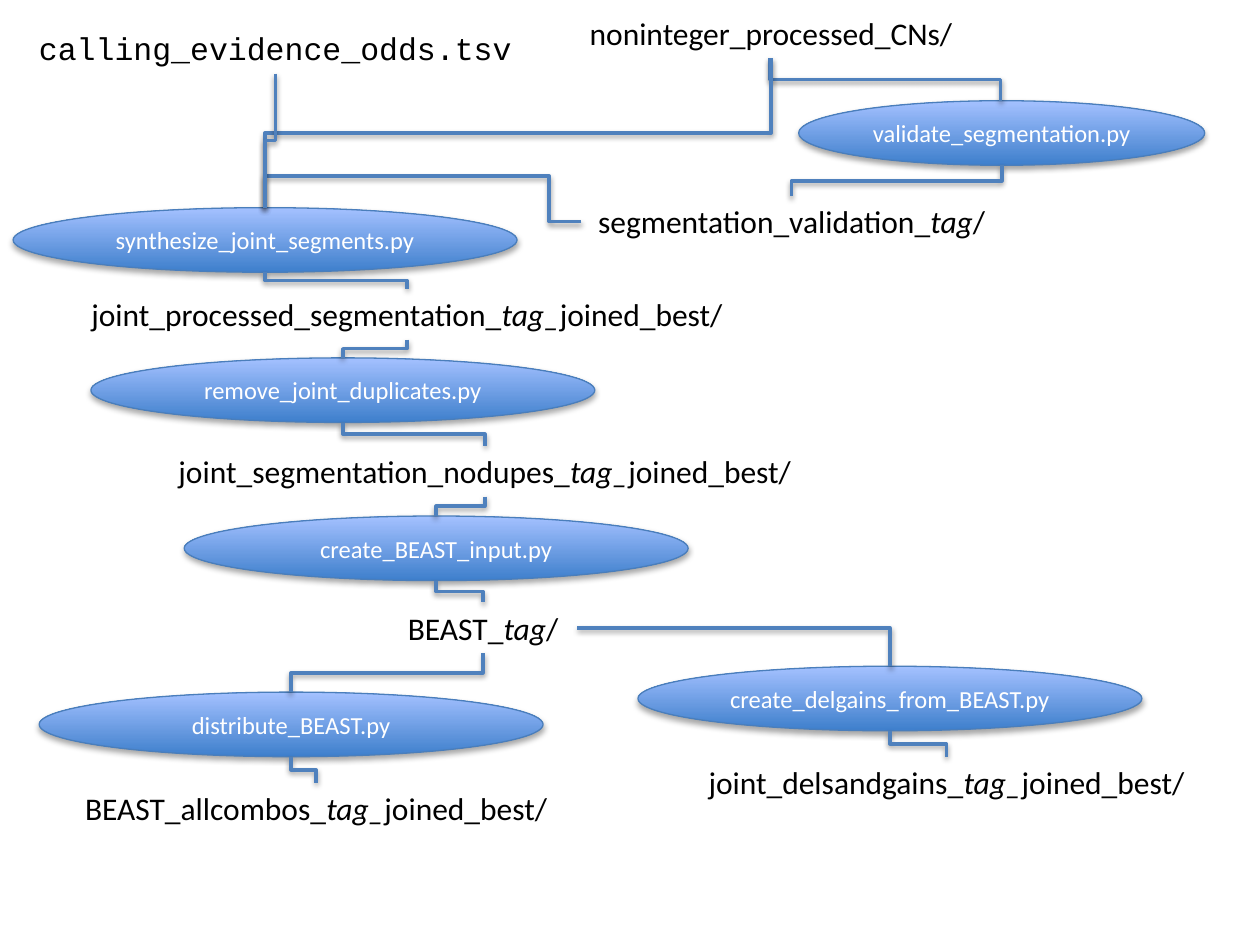
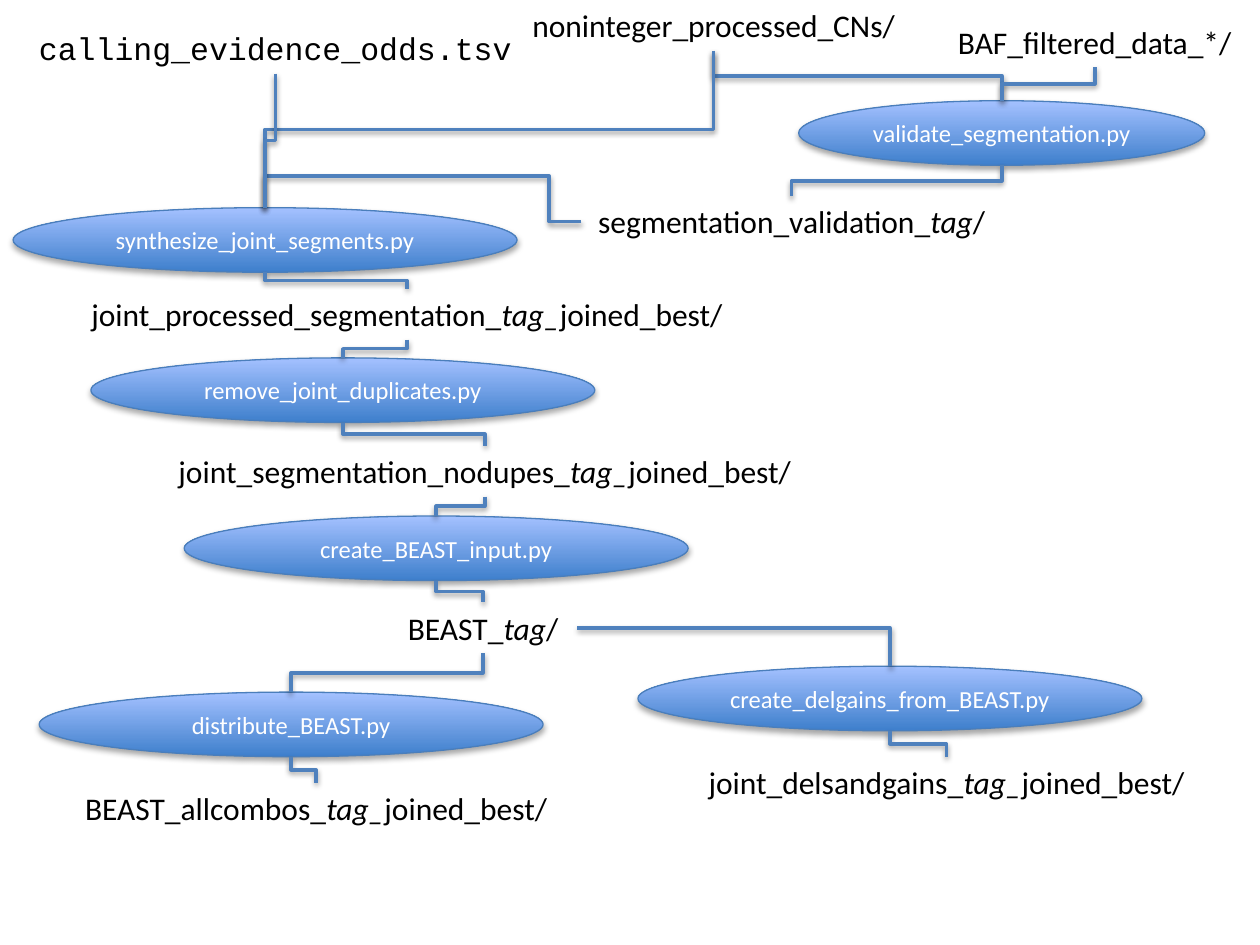
Before and after one commit to luciansmith/kuhner-python, a slide deck: slide 5 of Python program structure.pptx. Drawn at 1260x945 pixels with LibreOffice and Linux fonts; fonts in the diff are those of the drawing. Boxes give left, top, right and bottom in pixels: in the first picture for what was removed or moved away, otherwise in the second. Text is boxed around its words. In the diff, an @@ line names an element or a change of style, - is before the commit and + after.

Commit message:
Wide variety of updates: * Powerpoint updated to reflect most recent flow (and new write-up) * Use 'the difference between Xiaohong and pASCAT' as an evidence category for diploid vs. tetraploid * Catch samples where the accuracy is zero because there was no data to check vs. there was no result at all to check. * Find a couple new tetraploid solutions for some samples.  Write new 'getGammaFor' function in lsl for this purpose. * Check odds calculations for data only available to challenge data.

```diff
--- a/Python program structure.pptx
+++ b/Python program structure.pptx
@@ text "noninteger_processed_CNs/": place and size @@
-text "noninteger_processed_CNs/" at box(590, 23, 952, 51)
+text "noninteger_processed_CNs/" at box(532, 15, 894, 43)
@@ elbow line moved from (771, 58) - (265, 208) to (713, 50) - (265, 208) @@
@@ elbow line moved from (770, 58) - (1000, 101) to (713, 50) - (1002, 101) @@
@@ text added at box(958, 31, 1231, 59), 18 pt, text #000000 @@
+BAF_filtered_data_*/
@@ elbow line added from (1095, 67) to (1002, 101), #4F81BD 2 pt @@
```
Also in this commit, not shown: 2 other slides changed, 8 other files.
